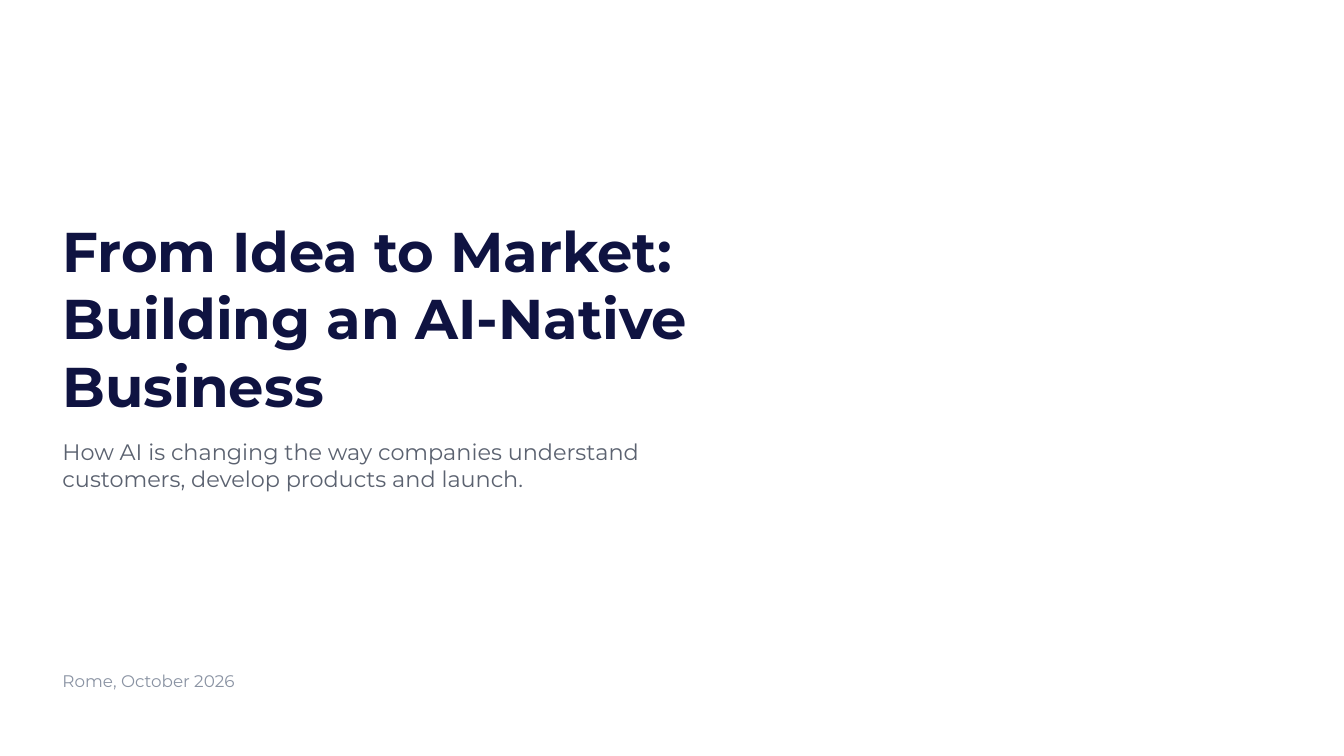
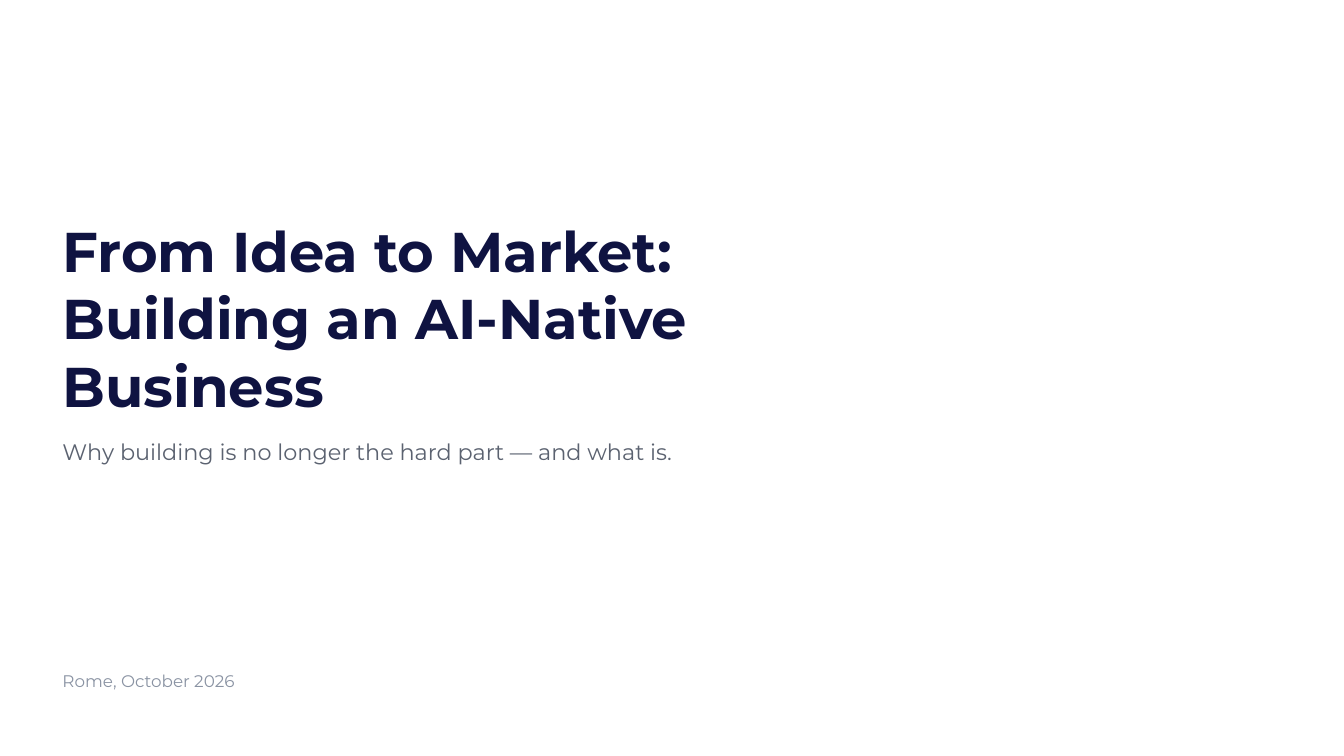
Before and after one commit to elias762/Advisory-board, a slide deck: slide 3 of decks/01_JCU_From_Idea_to_Market.pptx. Drawn at 1344x756 pixels with LibreOffice and Linux fonts; fonts in the diff are those of the drawing; background and template pictures are left out. Boxes give left, top, right and bottom in pixels: in the first picture for what was removed or moved away, otherwise in the second. Text is boxed around its words. In the diff, an @@ line names an element or a change of style, - is before the commit and + after.

```diff
--- a/decks/01_JCU_From_Idea_to_Market.pptx
+++ b/decks/01_JCU_From_Idea_to_Market.pptx
@@ text at (62, 443, 672, 465): text changed @@
-How AI is changing the way companies understand customers, develop products and launch.
+Why building is no longer the hard part — and what is.
```
Also in this commit, not shown: 7 other slides changed, 4 slides added, 3 slides removed, 9 other files.
